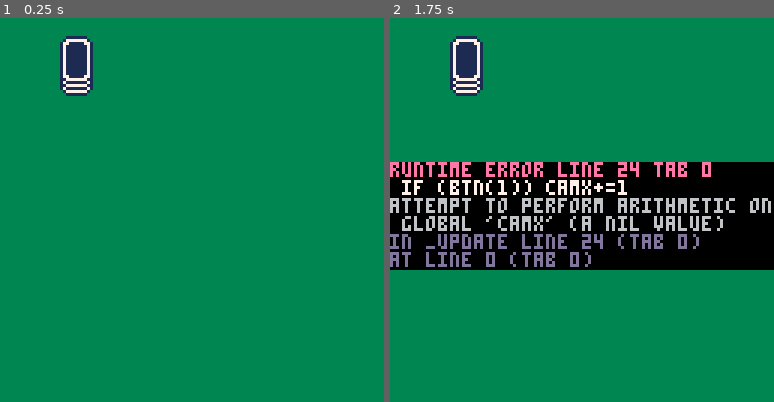
Above: before the commit, frames 1-2 (left to right).
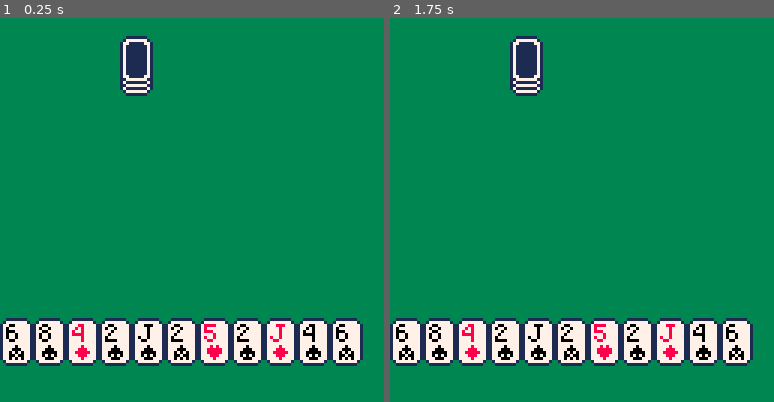
Above: after the commit, the same moments.

Repository: UA-koval/blackjack-pico-8
Game: PICO-8 cartridge blackjack.p8
The game is run twice, just before and just after one commit, with the same random seed, the same clock (stepped at 60 frames per second) and the same inputs.
Inputs:
- Up to frame 1 (0.25 s): no input
- Up to frame 2 (1.75 s): hold Right from 1.6 s (still down)

The runs differ from the first frame. In frame 1, 14% of the frame differs, in the area x 0-95%, y 4-91%; in frame 2, 42%, in the area x 0-100%, y 4-91%.
Error before the commit: runtime error line 24 tab 0; if (btn(1)) camx+=1; attempt to perform arithmetic on global 'camx' (a nil value)

Commit message:
Implemented card display and demo

Diff:
--- a/blackjack.p8
+++ b/blackjack.p8
@@ -1,6 +1,13 @@
 pico-8 cartridge // http://www.pico-8.com
 version 41
 __lua__
+-- blackjack
+-- by koval
+
+hand = {}
+dealer = {}
+counter = 0
+
 function draw_card(x,y,n,m)
  if m>1 then pal(8,0)
  else pal() end
@@ -15,19 +22,30 @@
  sspr(8,16,7,12,x+2,y+2)
 end
 
+function draw_player_cards(c)
+	if (counter>#hand-1) counter=0
+ draw_card(counter*11,100,c[1],c[2])
+ counter+=1
+end
+
+-- main game functions --
+-------------------------
+function _init()
+ for i=0,10 do
+  add(hand,{flr(rnd(13)),flr(rnd(4))})
+ end
+end
+
 function _draw()
-rectfill(0,0,128,128,3)
-draw_card_back(20,10)
-draw_card_back(20,8)
-draw_card_back(20,6)
+	rectfill(0,0,128,128,3)
+	draw_card_back(40,10)
+	draw_card_back(40,8)
+	draw_card_back(40,6)
+	foreach(hand,draw_player_cards)
 end
 
 function _update()
- if (btn(0)) camx-=1
- if (btn(1)) camx+=1
- if (btn(2)) camy-=1
- if (btn(3)) camy+=1
- camera(camx,camy)
+
 end
 
 __gfx__
